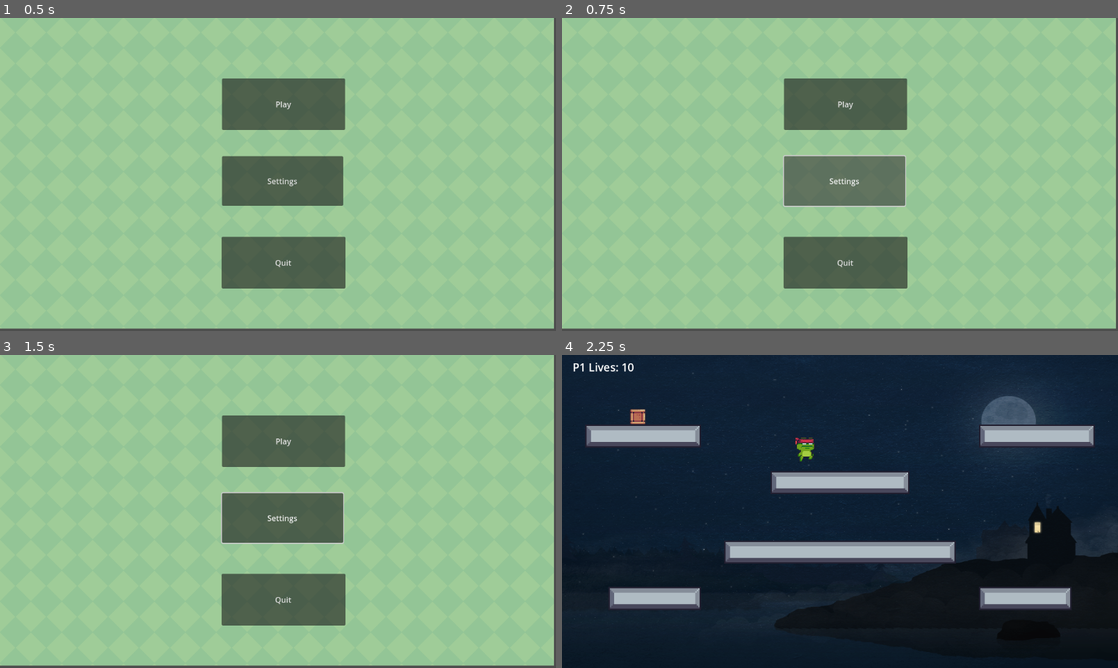
Above: before the commit, frames 1-4 (two rows, left to right).
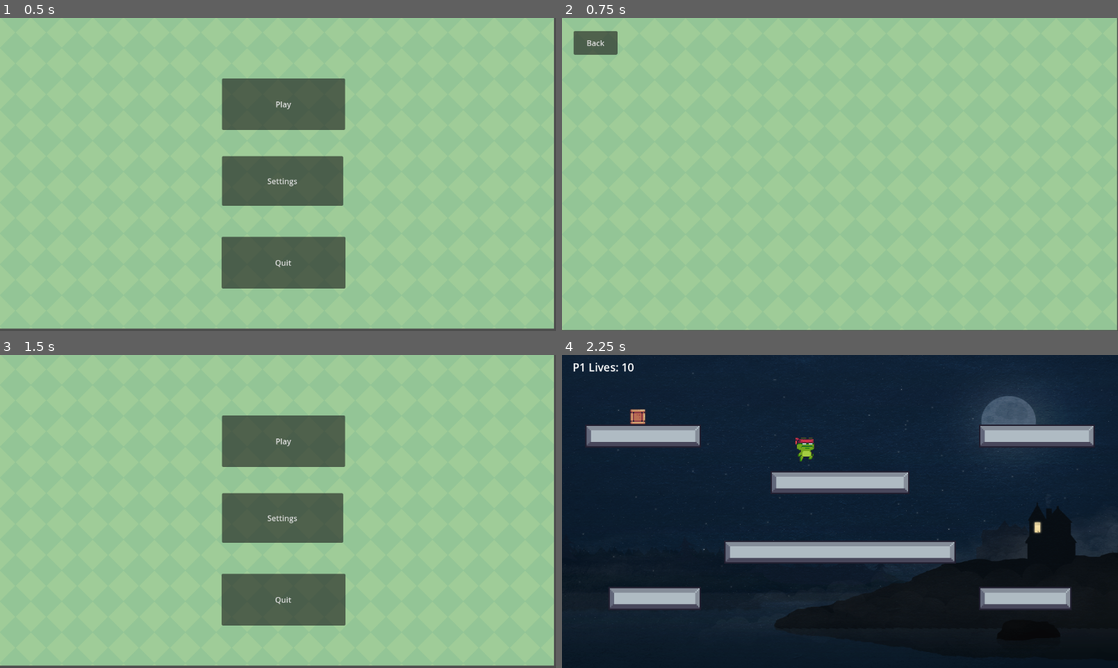
Above: after the commit, the same moments.

Repository: Ignacy2408/2d-Shooter
Game: Godot game, scene res://scenes/main.tscn
Same seed, same stepped clock (60 frames per second), same inputs: the game is played once before the commit and once after it.
Inputs (mouse positions are in pixels of both pictures, inside the frame that each line leads up to):
- Up to frame 1 (0.5 s): no input
- Up to frame 2 (0.75 s): click "Settings" at 0.5 s
- Up to frame 3 (1.5 s): click (33, 380) at 1.25 s, where only the run after the commit has a clickable "Back"
- Up to frame 4 (2.25 s): click "Play" at 2 s

Frame 1 is identical in both runs. In frame 2, 13% of the frame differs, in the area x 0-100%, y 0-100%; in frame 3, 0.2%; in frame 4, nothing differs.

Commit message:
kleiner Settings Step

Diff:
--- a/scenes/main.gd
+++ b/scenes/main.gd
@@ -8,3 +8,7 @@
 
 func _on_play_button_pressed():
 	get_tree().change_scene_to_file("res://scenes/maps.tscn")
+
+
+func _on_settings_button_pressed():
+	get_tree().change_scene_to_file("res://scenes/settings.tscn")
--- a/scenes/main.tscn
+++ b/scenes/main.tscn
@@ -57,4 +57,5 @@
 expand_icon = true
 
 [connection signal="pressed" from="TextureRect/PlayButton" to="." method="_on_play_button_pressed"]
+[connection signal="pressed" from="TextureRect/SettingsButton" to="." method="_on_settings_button_pressed"]
 [connection signal="pressed" from="TextureRect/QuitButton" to="." method="_on_quit_button_pressed"]
--- /dev/null
+++ b/scenes/settings.gd
@@ -0,0 +1,15 @@
+extends Node2D
+
+
+# Called when the node enters the scene tree for the first time.
+func _ready():
+	pass # Replace with function body.
+
+
+# Called every frame. 'delta' is the elapsed time since the previous frame.
+func _process(delta):
+	pass
+
+
+func _on_button_pressed():
+	get_tree().change_scene_to_file("res://scenes/main.tscn")
--- /dev/null
+++ b/scenes/settings.tscn
@@ -0,0 +1,28 @@
+[gd_scene load_steps=3 format=3 uid="uid://bobrrijjlgdh"]
+
+[ext_resource type="Script" path="res://scenes/settings.gd" id="1_0pbqj"]
+[ext_resource type="Texture2D" uid="uid://7mwuqbi3ykln" path="res://Free/Background/Green.png" id="2_2cq0h"]
+
+[node name="Settings" type="Node2D"]
+script = ExtResource("1_0pbqj")
+
+[node name="TextureRect" type="TextureRect" parent="."]
+offset_right = 1150.0
+offset_bottom = 646.0
+texture = ExtResource("2_2cq0h")
+stretch_mode = 1
+
+[node name="Button" type="Button" parent="TextureRect"]
+layout_mode = 0
+offset_left = 24.0
+offset_top = 27.0
+offset_right = 115.0
+offset_bottom = 76.0
+text = "Back
+"
+
+[node name="Label" type="Label" parent="TextureRect"]
+offset_right = 40.0
+offset_bottom = 23.0
+
+[connection signal="pressed" from="TextureRect/Button" to="." method="_on_button_pressed"]
